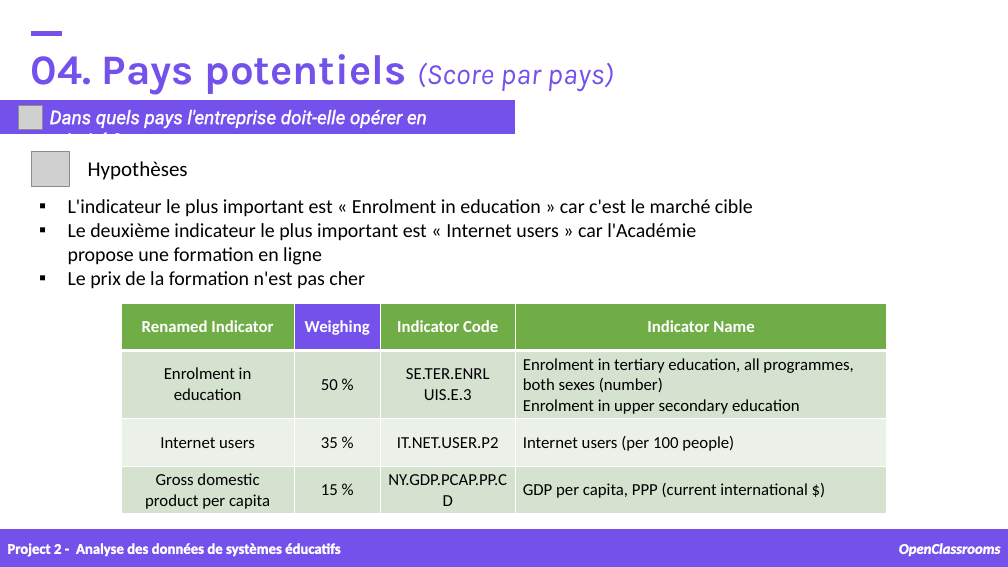
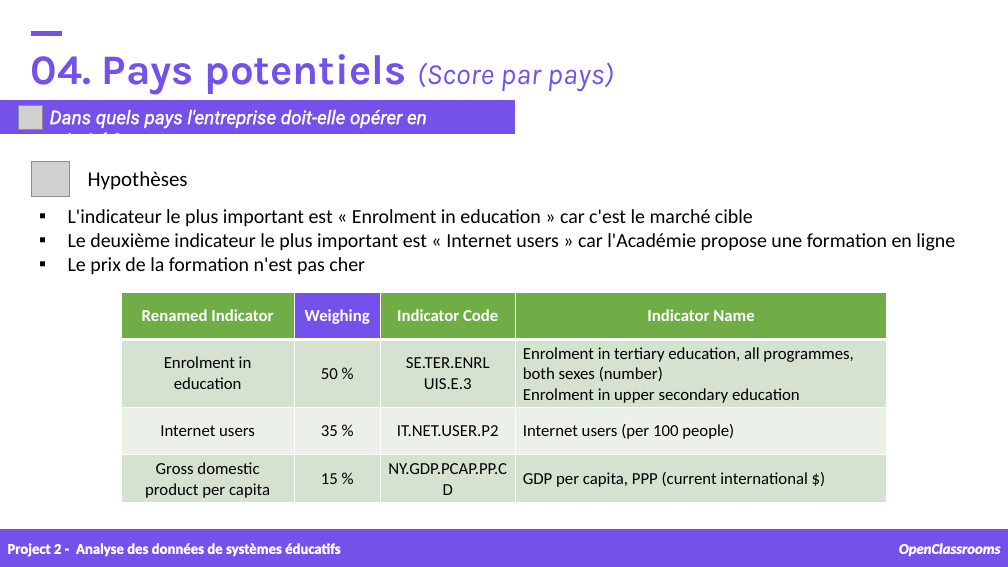
Before and after one commit to samirhinojosa/OC-P2-education-statistics, a slide deck: slide 16 of supports/P2_02_presentation v1.pptx. Drawn at 1008x567 pixels with LibreOffice and Linux fonts; fonts in the diff are those of the drawing; grey boxes stand for pictures; background and template pictures are left out. Boxes give left, top, right and bottom in pixels: in the first picture for what was removed or moved away, otherwise in the second. Text is boxed around its words. In the diff, an @@ line names an element or a change of style, - is before the commit and + after.

```diff
--- a/supports/P2_02_presentation v1.pptx
+++ b/supports/P2_02_presentation v1.pptx
@@ picture: place and size @@
-picture at (32, 151, 70, 187)
+picture at (32, 162, 70, 197)
@@ text "Hypothèses": place and size @@
-text "Hypothèses" at (88, 161, 188, 180)
+text "Hypothèses" at (88, 171, 188, 190)
@@ text "L'indicateur le plus important est ..." rewrapped from (68, 199, 753, 289) to (68, 209, 955, 275) @@
@@ table: place and size @@
-table at (121, 303, 887, 514)
+table at (121, 292, 887, 503)
```
Also in this commit, not shown: 2 other slides changed, 6 other files.
